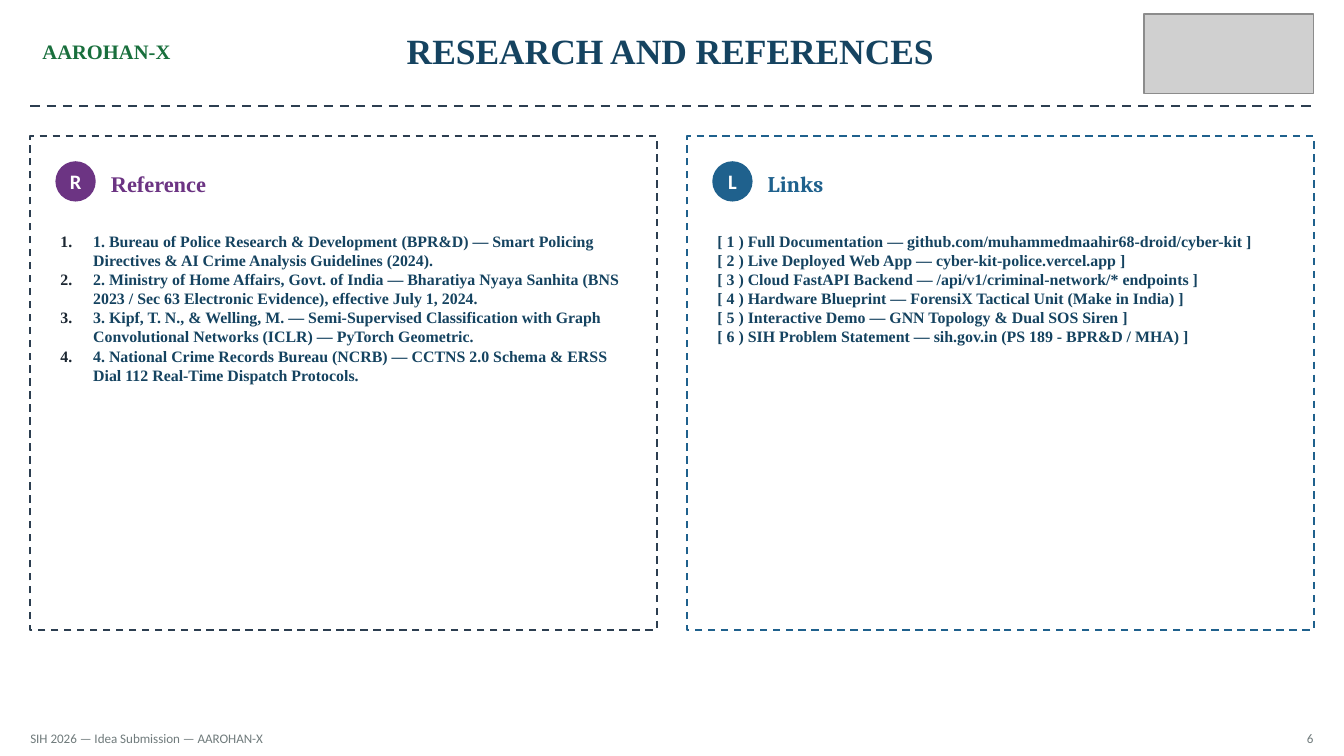
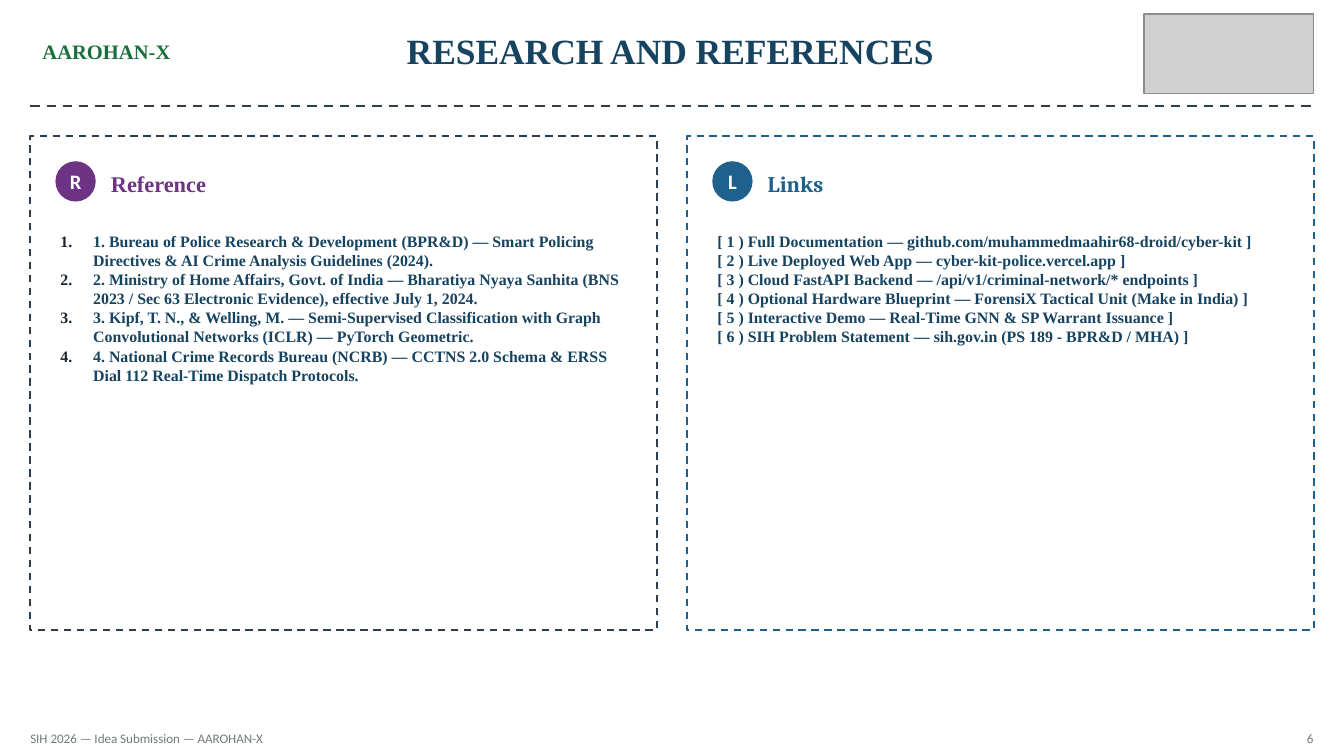
Before and after one commit to muhammedmaahir68-droid/cyber-kit, a slide deck: slide 6 of presentation/SIH_Ideate_Template_AAROHAN-X.pptx. Drawn at 1344x756 pixels with LibreOffice and Linux fonts; fonts in the diff are those of the drawing; grey boxes stand for pictures. Boxes give left, top, right and bottom in pixels: in the first picture for what was removed or moved away, otherwise in the second. Text is boxed around its words. In the diff, an @@ line names an element or a change of style, - is before the commit and + after.

Commit message:
Deploy real-time server architecture, live data ingestion, government warrant approval workflow, and tactical hardware extension

```diff
--- a/presentation/SIH_Ideate_Template_AAROHAN-X.pptx
+++ b/presentation/SIH_Ideate_Template_AAROHAN-X.pptx
@@ text at [727, 293, 1238, 324]: text changed @@
-[ 4 ) Hardware Blueprint — ForensiX Tactical Unit (Make in India) ]
-[ 5 ) Interactive Demo — GNN Topology & Dual SOS Siren ]
+[ 4 ) Optional Hardware Blueprint — ForensiX Tactical Unit (Make in India) ]
+[ 5 ) Interactive Demo — Real-Time GNN & SP Warrant Issuance ]
```
Also in this commit, not shown: 5 other slides changed, 9 other files.
